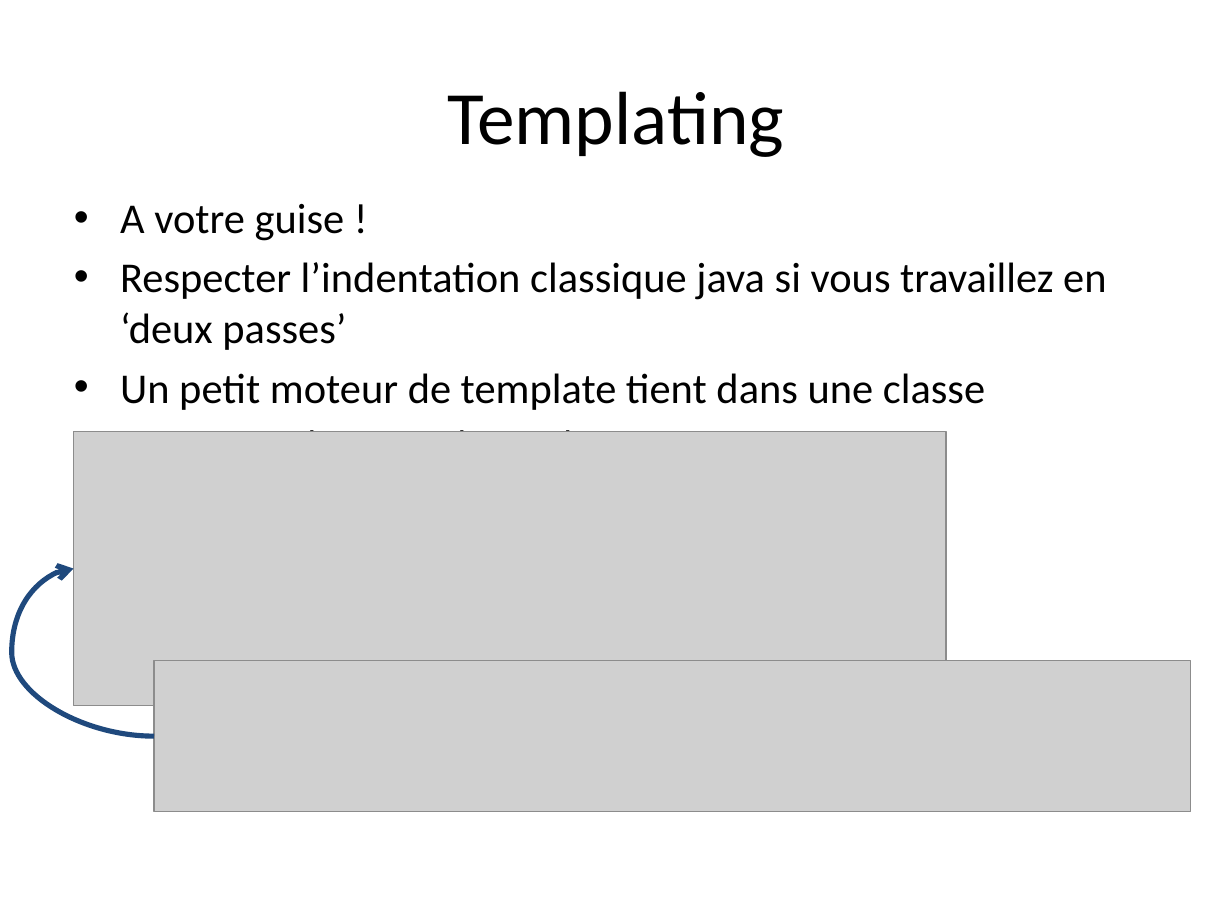
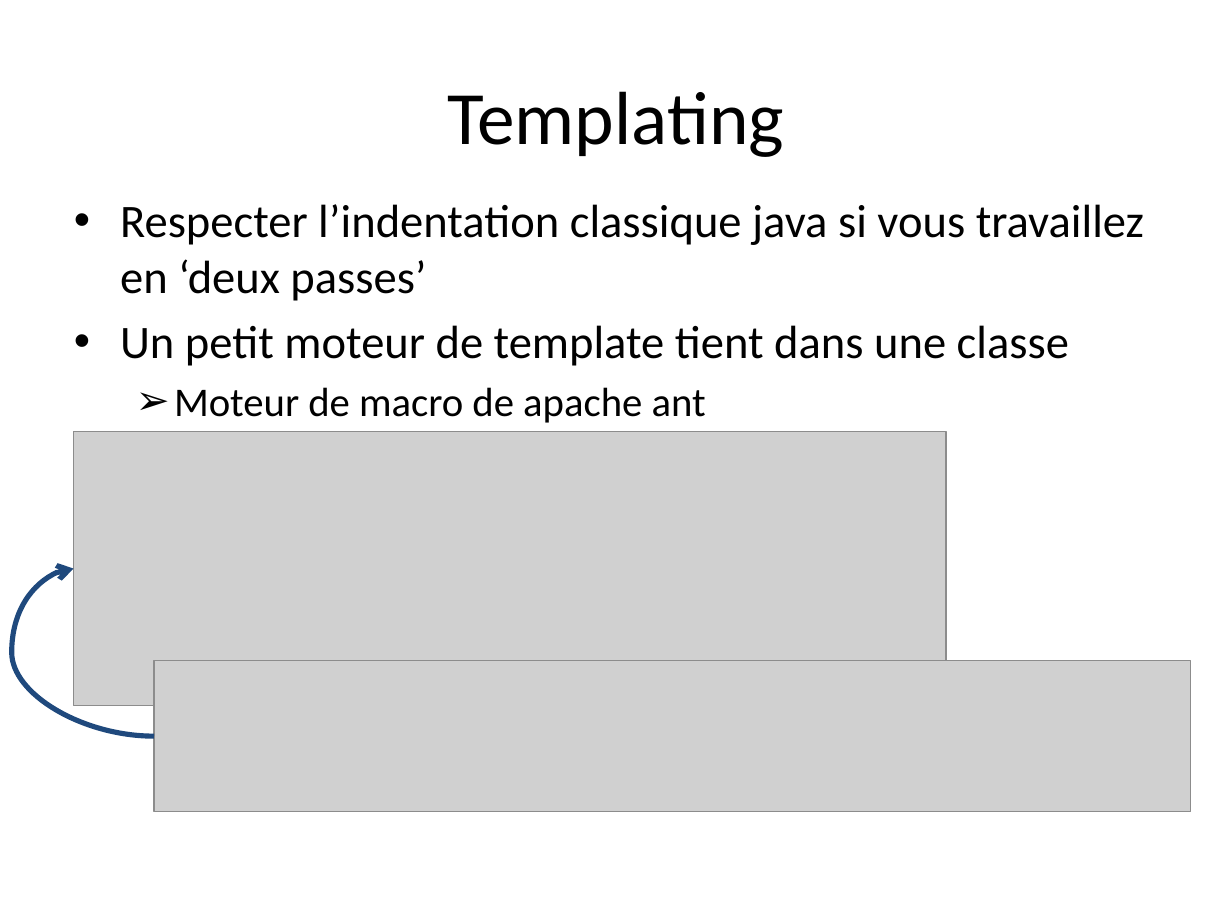
Before and after one commit to dbaeli/ez18n, a slide deck: slide 28 of ez18n-slides/javaone-2012/ez18n_javaone2012.pptx (slide 23 before the commit). Drawn at 1232x924 pixels with LibreOffice and Linux fonts; fonts in the diff are those of the drawing; grey boxes stand for pictures; background and template pictures are left out. Boxes give left, top, right and bottom in pixels: in the first picture for what was removed or moved away, otherwise in the second. Text is boxed around its words. In the diff, an @@ line names an element or a change of style, - is before the commit and + after.

```diff
--- a/ez18n-slides/javaone-2012/ez18n_javaone2012.pptx
+++ b/ez18n-slides/javaone-2012/ez18n_javaone2012.pptx
@@ text "Respecter l’indentation classique java si ..." at <box>120,204,1144,423</box>: size 24.8 to 27.2 pt in "Respecter l’indentation classique java si vous travaillez ...", "Un petit moteur de template tient dans ..."; size 21.7 to 23.8 pt in "Moteur de macro de apache ant" @@
@@ text at <box>120,204,345,241</box>: paragraph removed @@
-• A votre guise !
```
Also in this commit, not shown: 1 other slide changed, 1 other file.
